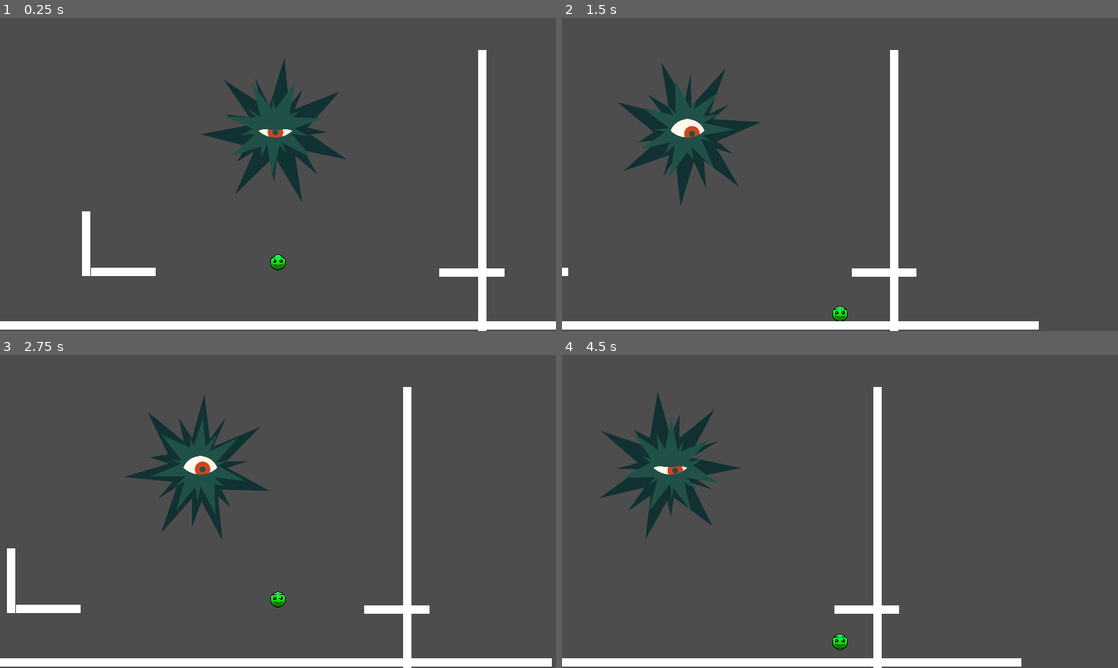
Above: before the commit, frames 1-4 (two rows, left to right).
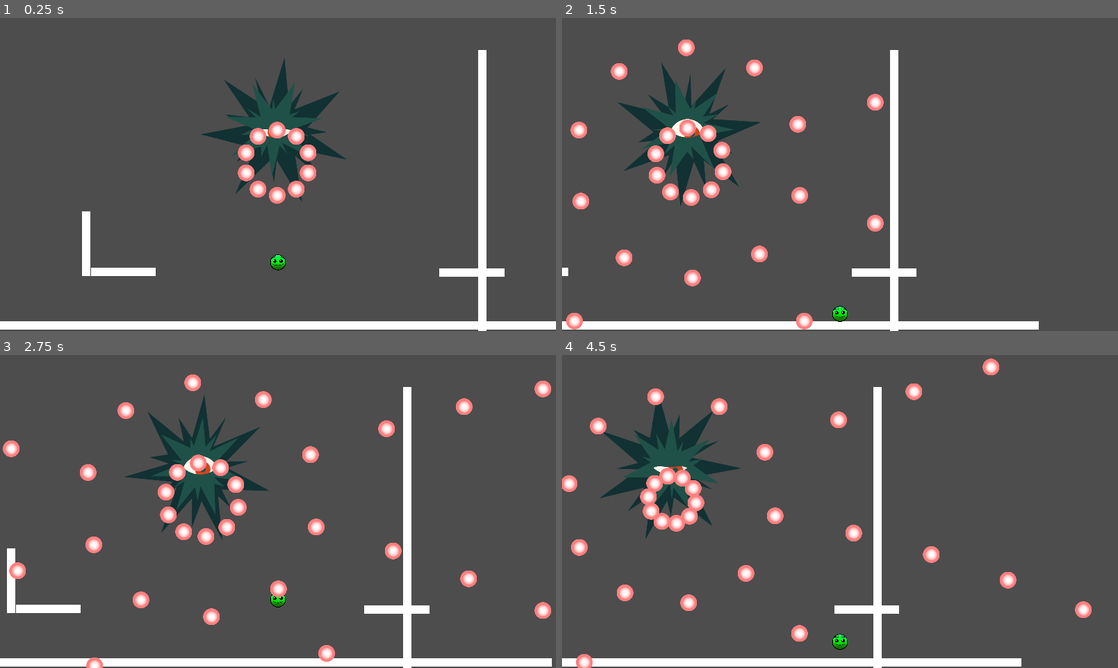
Above: after the commit, the same moments.

Repository: ReusableChopsticks/BreakoutBossfight
Game: Godot game, scene res://scenes/small_test_level.tscn
The game is run twice, just before and just after one commit, with the same random seed, the same clock (stepped at 60 frames per second) and the same inputs.
Inputs:
- Up to frame 1 (0.25 s): no input
- Up to frame 2 (1.5 s): tap Enter at 0.5 s; hold Z (jump) 0.53-1.28 s; hold Right (move_right) from 0.53 s (still down); tap X (attack) at 0.6 s; tap Z (jump) at 1.35 s
- Up to frame 3 (2.75 s): tap Z (jump) at 1.52, 1.82 s; tap X (attack) at 1.55, 2.1 s; release Right (move_right) at 2.03 s; hold Left (move_left) from 2.03 s (still down); hold Z (jump) from 2.03 s (still down)
- Up to frame 4 (4.5 s): release Left (move_left) at 2.78 s; release Z (jump) at 2.78 s; hold Right (move_right) 2.78-4.28 s; tap C (dash) at 2.85 s; tap Z (jump) at 3.02, 3.32, 4.35 s; tap X (attack) at 3.05, 3.6 s; hold Z (jump) 3.53-4.28 s; hold Left (move_left) from 4.28 s (still down)

The runs differ from the first frame. In frame 1, 1.3% of the frame differs, in the area x 42-57%, y 33-60%; in frame 2, 3.1%; in frame 3, 3.8%, in the area x 0-100%, y 6-100%; in frame 4, 3.7%.

Commit message:
bullet deflect behaviour
sends bullets right back to the boss with the same velocity

Diff:
--- /dev/null
+++ b/components/boss_stats.gd
@@ -0,0 +1,3 @@
+extends Node
+
+var centre_pos: Vector2
--- a/components/player_stats.gd
+++ b/components/player_stats.gd
@@ -5,4 +5,5 @@
 """
 # always either left (-1) or right (1)
 @export var facing_dir: int = 1
+# global pos of player
 var player_pos: Vector2
--- a/entities/bosses/eye_boss.tscn
+++ b/entities/bosses/eye_boss.tscn
@@ -1,9 +1,23 @@
-[gd_scene load_steps=21 format=3 uid="uid://b14mjug8xedxd"]
+[gd_scene load_steps=22 format=3 uid="uid://b14mjug8xedxd"]
 
 [ext_resource type="Texture2D" uid="uid://cap1h0x66msw7" path="res://entities/bosses/outer_body.png" id="1_7x1j8"]
 [ext_resource type="Texture2D" uid="uid://chamcmarvxah2" path="res://entities/bosses/inner_body.png" id="2_co8sh"]
 [ext_resource type="Texture2D" uid="uid://dewnt3164lp7m" path="res://entities/bosses/eyeball.png" id="3_5bn0c"]
 [ext_resource type="Texture2D" uid="uid://bypkfeu0m0bwk" path="res://entities/bosses/iris.png" id="4_ajrxk"]
+
+[sub_resource type="GDScript" id="GDScript_7i5ic"]
+script/source = "extends Node2D
+
+
+# Called when the node enters the scene tree for the first time.
+func _ready():
+	pass # Replace with function body.
+
+
+# Called every frame. 'delta' is the elapsed time since the previous frame.
+func _process(_delta):
+	BossStats.centre_pos = global_position
+"
 
 [sub_resource type="GDScript" id="GDScript_ytuw1"]
 script/source = "extends Sprite2D
@@ -120,10 +134,48 @@
 	#global_position = PlayerStats.player_pos - global_position
 
 # Called every frame. 'delta' is the elapsed time since the previous frame.
-func _physics_process(delta):
+func _physics_process(_delta):
 	position = lerp(Vector2.ZERO, PlayerStats.player_pos - global_position, 0.03)
-	pass
-"
+"
+
+[sub_resource type="Animation" id="Animation_161n8"]
+length = 0.001
+tracks/0/type = "value"
+tracks/0/imported = false
+tracks/0/enabled = true
+tracks/0/path = NodePath("Eyeball:animation")
+tracks/0/interp = 1
+tracks/0/loop_wrap = true
+tracks/0/keys = {
+"times": PackedFloat32Array(0),
+"transitions": PackedFloat32Array(1),
+"update": 1,
+"values": [&"close_eye"]
+}
+tracks/1/type = "value"
+tracks/1/imported = false
+tracks/1/enabled = true
+tracks/1/path = NodePath("Eyeball:frame")
+tracks/1/interp = 1
+tracks/1/loop_wrap = true
+tracks/1/keys = {
+"times": PackedFloat32Array(0),
+"transitions": PackedFloat32Array(1),
+"update": 1,
+"values": [0]
+}
+tracks/2/type = "value"
+tracks/2/imported = false
+tracks/2/enabled = true
+tracks/2/path = NodePath("Eyeball:visible")
+tracks/2/interp = 1
+tracks/2/loop_wrap = true
+tracks/2/keys = {
+"times": PackedFloat32Array(0),
+"transitions": PackedFloat32Array(1),
+"update": 1,
+"values": [true]
+}
 
 [sub_resource type="Animation" id="Animation_jde8p"]
 resource_name = "test"
@@ -166,45 +218,6 @@
 "values": [false, true]
 }
 
-[sub_resource type="Animation" id="Animation_161n8"]
-length = 0.001
-tracks/0/type = "value"
-tracks/0/imported = false
-tracks/0/enabled = true
-tracks/0/path = NodePath("Eyeball:animation")
-tracks/0/interp = 1
-tracks/0/loop_wrap = true
-tracks/0/keys = {
-"times": PackedFloat32Array(0),
-"transitions": PackedFloat32Array(1),
-"update": 1,
-"values": [&"close_eye"]
-}
-tracks/1/type = "value"
-tracks/1/imported = false
-tracks/1/enabled = true
-tracks/1/path = NodePath("Eyeball:frame")
-tracks/1/interp = 1
-tracks/1/loop_wrap = true
-tracks/1/keys = {
-"times": PackedFloat32Array(0),
-"transitions": PackedFloat32Array(1),
-"update": 1,
-"values": [0]
-}
-tracks/2/type = "value"
-tracks/2/imported = false
-tracks/2/enabled = true
-tracks/2/path = NodePath("Eyeball:visible")
-tracks/2/interp = 1
-tracks/2/loop_wrap = true
-tracks/2/keys = {
-"times": PackedFloat32Array(0),
-"transitions": PackedFloat32Array(1),
-"update": 1,
-"values": [true]
-}
-
 [sub_resource type="AnimationLibrary" id="AnimationLibrary_vesn3"]
 _data = {
 "RESET": SubResource("Animation_161n8"),
@@ -212,6 +225,7 @@
 }
 
 [node name="EyeBoss" type="Node2D"]
+script = SubResource("GDScript_7i5ic")
 
 [node name="Eye" type="CharacterBody2D" parent="."]
 
@@ -228,6 +242,7 @@
 
 [node name="CollisionShape2D" type="CollisionShape2D" parent="Eye"]
 shape = SubResource("CircleShape2D_nr4r4")
+disabled = true
 
 [node name="Eyeball" type="AnimatedSprite2D" parent="Eye"]
 clip_children = 2
--- a/entities/player/player.gd
+++ b/entities/player/player.gd
@@ -228,6 +228,7 @@
 	move_and_slide()
 	wall_normal = get_wall_normal()
 	PlayerStats.player_pos = global_position
+	print_inputs()
 
 func print_inputs():
 	if Input.is_action_just_pressed("jump"):
@@ -248,7 +249,7 @@
 
 #region Timers
 func _on_jump_hold_timer_timeout():
-	if velocity.y < 0:
+	if velocity.y < 0 and is_jumping:
 		release_jump()
 	can_hold_jump = false
 
--- a/entities/projectiles/base_bullet.gd
+++ b/entities/projectiles/base_bullet.gd
@@ -11,16 +11,15 @@
 
 var is_normal: bool
 var is_deflected: bool
-
-func _ready():
-	pass
+var speed: float
 
 # sets is_deflected to true and sets collision layer to player bullet
-func setup_deflected():
+func set_deflected():
 	is_deflected = true
 	# set to player bullet
 	set_collision_layer_value(5, true)
 	set_collision_layer_value(4, false)
+	velocity = -(global_position - BossStats.centre_pos).normalized() * velocity.length()
 
 # set bullet to bounce off environment (walls)
 func set_environment_collision(val: bool = true):
--- a/entities/projectiles/basic_bullet.gd
+++ b/entities/projectiles/basic_bullet.gd
@@ -7,12 +7,12 @@
 	return self
 
 func deflect():
-	is_deflected = true
+
+	set_deflected()
 	# set to bounce off environment (walls)
 	set_collision_mask_value(3, true)
-	# set to player bullet
-	set_collision_layer_value(5, true)
-	set_collision_layer_value(4, false)
+
+
 
 func _physics_process(delta):
 	var col_info = move_and_collide(velocity * delta)
--- a/entities/projectiles/exploding_bullet.gd
+++ b/entities/projectiles/exploding_bullet.gd
@@ -18,6 +18,7 @@
 
 # cannot be deflected?
 func deflect():
+	#set_deflected()
 	pass
 
 func _physics_process(delta):
--- a/entities/projectiles/kinematic_bullet.gd
+++ b/entities/projectiles/kinematic_bullet.gd
@@ -1,7 +1,7 @@
 extends BaseBullet
 class_name KinematicBullet
 
-@export var gravity: int = 1000
+@export var gravity: int = ProjectSettings.get_setting("physics/2d/default_gravity")
 @export_range(0, 1) var bounce_decrease: float = 0.8
 
 func setup(bullet_config: BulletConfig):
@@ -10,8 +10,9 @@
 	return self
 
 func deflect():
-	setup_deflected()
+	set_deflected()
 	set_environment_collision()
+	velocity *= 1.5
 
 func _physics_process(delta):
 	velocity.y += gravity * delta
--- a/entities/projectiles/kinematic_bullet.tscn
+++ b/entities/projectiles/kinematic_bullet.tscn
@@ -12,7 +12,7 @@
 
 [node name="KinematicBullet" instance=ExtResource("1_50tnb")]
 script = ExtResource("2_oflsd")
-gravity = 1000
+gravity = null
 bounce_decrease = 0.8
 
 [node name="Sprite2D" parent="." index="0"]
--- a/entities/weapon/weapon.gd
+++ b/entities/weapon/weapon.gd
@@ -11,7 +11,7 @@
 
 
 var attack_area
-func _process(delta):
+func _process(_delta):
 	#print(PlayerStats.facing_dir)
 	if Input.is_action_just_pressed("attack"):
 		if Input.is_action_pressed("face up"):
--- a/project.godot
+++ b/project.godot
@@ -18,6 +18,7 @@
 [autoload]
 
 PlayerStats="*res://components/player_stats.gd"
+BossStats="*res://components/boss_stats.gd"
 
 [display]
 
--- a/scenes/small_test_level.tscn
+++ b/scenes/small_test_level.tscn
@@ -1,22 +1,13 @@
-[gd_scene load_steps=6 format=3 uid="uid://ck26egagsemx1"]
+[gd_scene load_steps=7 format=3 uid="uid://ck26egagsemx1"]
 
 [ext_resource type="PackedScene" uid="uid://bmrdkjqxvde8w" path="res://entities/player/player.tscn" id="1_kbjuk"]
 [ext_resource type="PackedScene" uid="uid://dk4abp6w1e7fu" path="res://scenes/wall.tscn" id="2_ud0kp"]
 [ext_resource type="PackedScene" uid="uid://bi7vg7jftevte" path="res://entities/attacks/radial_attack.tscn" id="4_2ojce"]
 [ext_resource type="PackedScene" uid="uid://b14mjug8xedxd" path="res://entities/bosses/eye_boss.tscn" id="5_lpul3"]
 [ext_resource type="PackedScene" uid="uid://douuwu2uf32ge" path="res://entities/projectiles/exploding_bullet.tscn" id="6_061oo"]
+[ext_resource type="PackedScene" uid="uid://rtah0mxab7rn" path="res://entities/projectiles/basic_bullet.tscn" id="6_ds7hp"]
 
 [node name="SmallTestLevel" type="Node2D"]
-
-[node name="Player" parent="." instance=ExtResource("1_kbjuk")]
-position = Vector2(922, 756)
-metadata/_edit_group_ = true
-
-[node name="Camera2D" type="Camera2D" parent="Player"]
-offset = Vector2(0, -300)
-zoom = Vector2(0.9, 0.9)
-limit_bottom = 1400
-editor_draw_limits = true
 
 [node name="LeftWall4" parent="." instance=ExtResource("2_ud0kp")]
 position = Vector2(185, 766)
@@ -47,3 +38,20 @@
 
 [node name="EyeBoss" parent="." instance=ExtResource("5_lpul3")]
 position = Vector2(912, 323)
+
+[node name="Player" parent="." instance=ExtResource("1_kbjuk")]
+position = Vector2(922, 756)
+metadata/_edit_group_ = true
+
+[node name="Camera2D" type="Camera2D" parent="Player"]
+offset = Vector2(0, -300)
+zoom = Vector2(0.9, 0.9)
+limit_bottom = 1400
+editor_draw_limits = true
+
+[node name="RadialAttack2" parent="." instance=ExtResource("4_2ojce")]
+position = Vector2(919, 455)
+bullet_scene = ExtResource("6_ds7hp")
+fire_interval = 0.604
+fire_amount = 30
+set_preview = true
